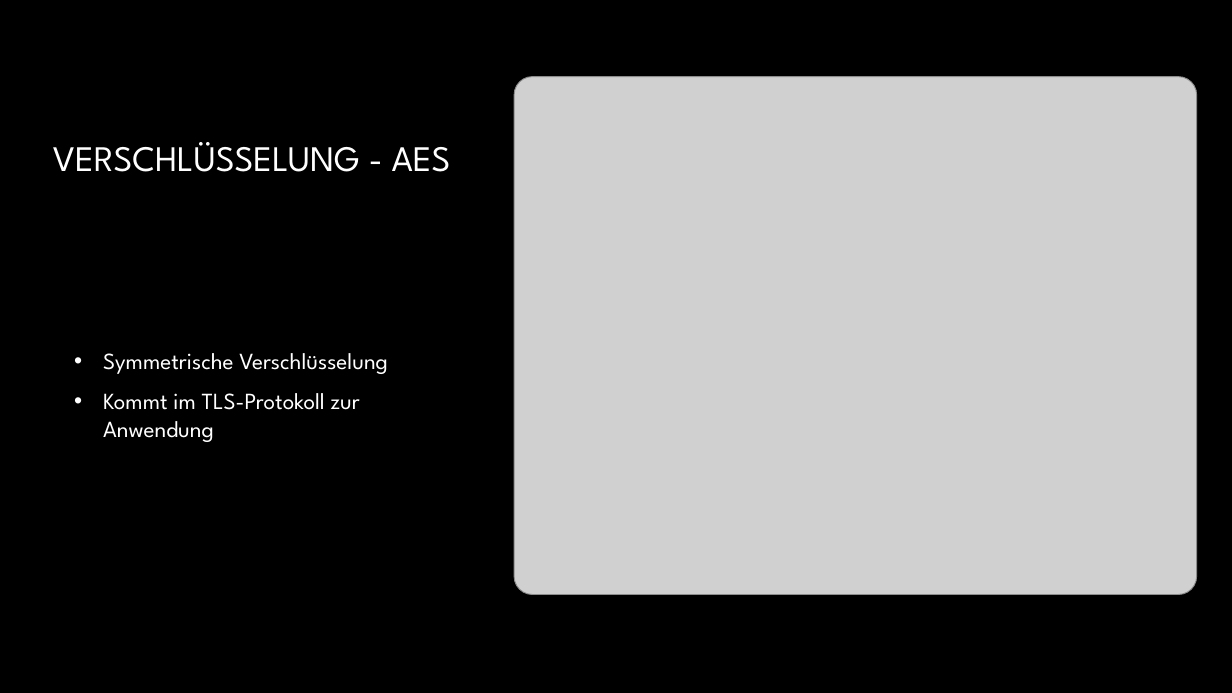
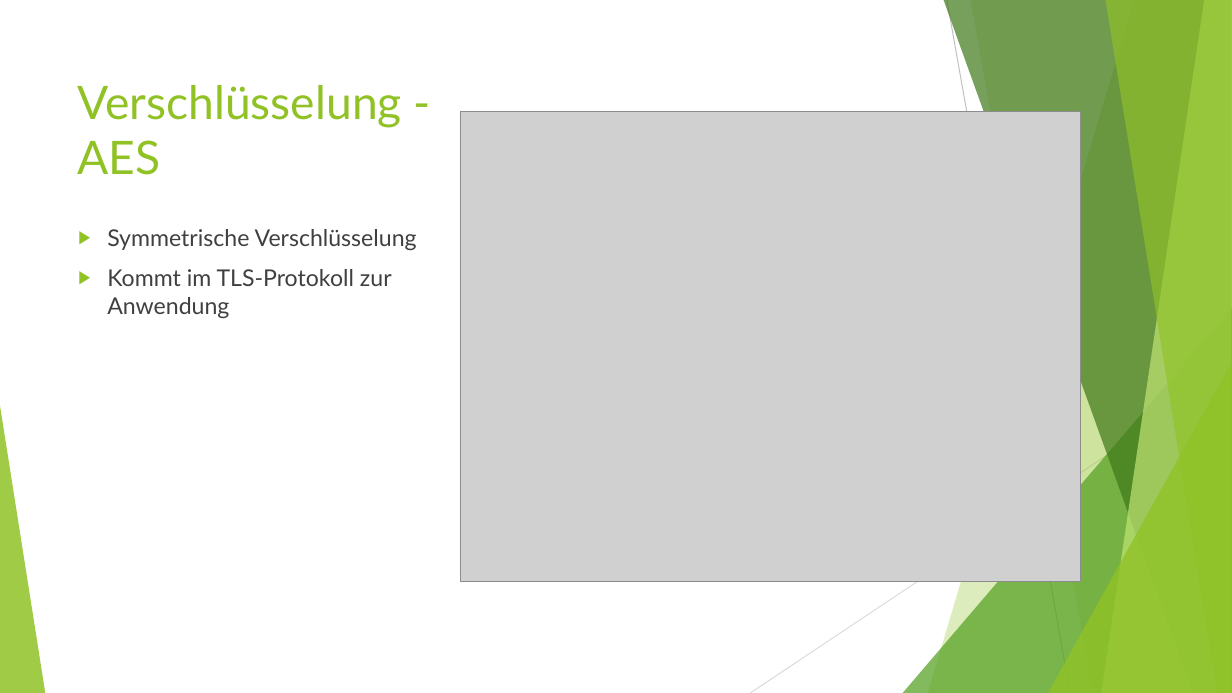
Before and after one commit to NebelNite/Passwortmanager, a slide deck: slide 20 of Passwortmanager.pptx (slide 17 before the commit). Drawn at 1232x693 pixels with LibreOffice and Linux fonts; fonts in the diff are those of the drawing; grey boxes stand for pictures; background and template pictures are left out. Boxes give left, top, right and bottom in pixels: in the first picture for what was removed or moved away, otherwise in the second. Text is boxed around its words. In the diff, an @@ line names an element or a change of style, - is before the commit and + after.

```diff
--- a/Passwortmanager.pptx
+++ b/Passwortmanager.pptx
@@ background picture (left out) to #FFFFFF @@
@@ title at [78,85,402,175]: text changed; size 28 to 36 pt; font League Spartan to Lato; text colour gradient #FFFFFF to #A6A6A6 to #90C226 @@
-VERSCHLÜSSELUNG - AES
+Verschlüsselung - AES
@@ picture: place and size @@
-picture at [514,77,1197,594]
+picture at [460,111,1081,582]
@@ text "Symmetrische Verschlüsselung": place and size @@
-text "Symmetrische Verschlüsselung" at [103,353,388,442]
+text "Symmetrische Verschlüsselung" at [107,229,417,318]
@@ text "Symmetrische Verschlüsselung" at [107,229,417,318]: font League Spartan to Lato, text colour #FFFFFF to #404040; bullet • to ▶; bullet colour #FFFFFF to #90C226; vertical alignment middle to top @@
@@ group added at [0,0,1232,693]: 5 freeform shapes, 3 triangles, 2 lines @@
```
Also in this commit, not shown: 18 other slides changed, 4 slides added, 1 slide removed, 1 other file.
